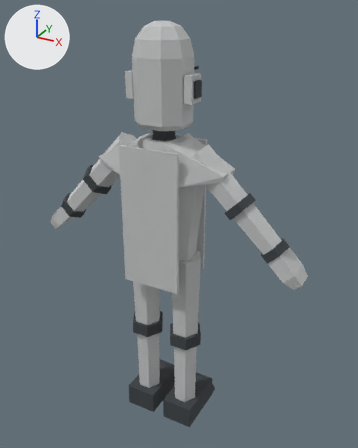
The glTF model characters/control_buddy/control_buddy_walker.glb: old version first, new version second.
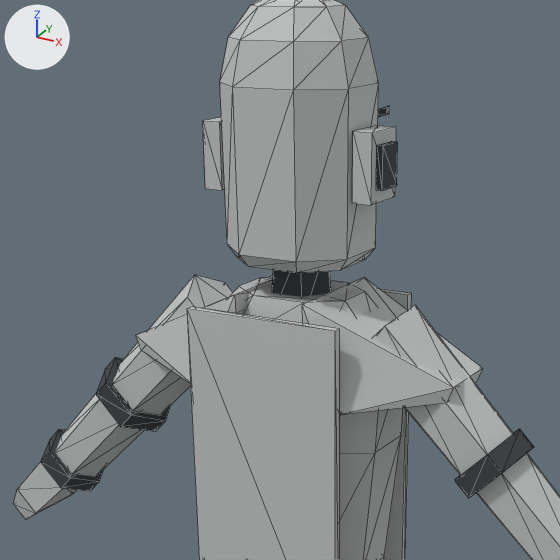
Each version is shown whole from a camera (50 mm lens) standing at (1.03, -1.744, 1.918) and looking at (0.022, 0.09, 1.001), then close up on the part from 13% to 74% of the width and 5% to 55% of the height. Lighting does not change. The marker at upper left points along +X, +Y and +Z. The last two pictures show the newer version. The close-ups show mesh edges as thin lines. Vertices at exactly the same position are counted once.

The first close-up shows 'control_buddy_walker'.
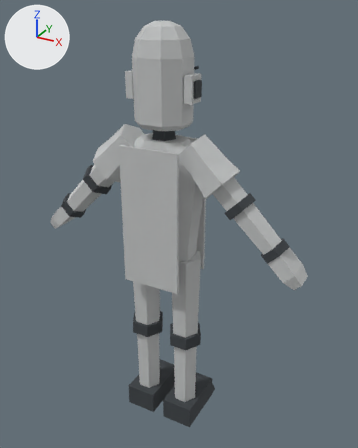
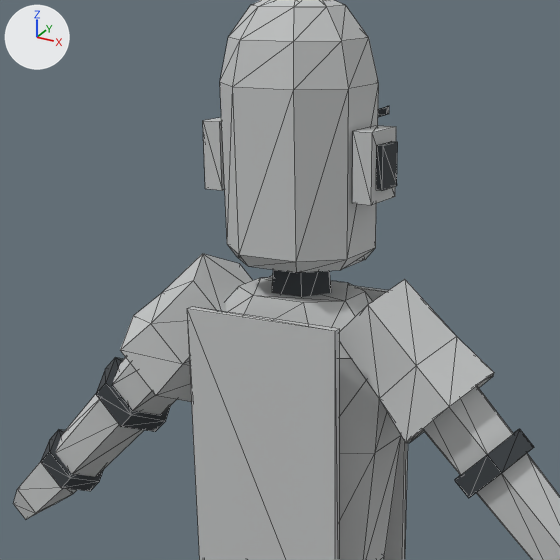
Changed parts and their boxes (x1, y1, x2, y2) in the close-ups (560 x 560 px):
part 1 of me_control_buddy_walker, built on
    before: (136, 277, 483, 414)
    after: (120, 254, 494, 443)

Patch to the scene script:
```diff
--- a/characters/control_buddy/control_buddy_walker.glb.py
+++ b/characters/control_buddy/control_buddy_walker.glb.py
@@ me_control_buddy_walker @@
 # used by ob_control_buddy_walker; location = (0.0, 0.0, 0.0)
-me_control_buddy_walker.from_pydata(...)  # 561 vertices, 804 faces; spans x -0.64..0.64, y -0.13..0.22, z 0.0..1.87
+me_control_buddy_walker.from_pydata(...)  # 589 vertices, 852 faces; spans x -0.64..0.64, y -0.13..0.22, z 0.0..1.87
+# me_control_buddy_walker part 1
+# 18 vertices are removed from x -0.3..0.3, y -0.12..0.12, z 1.26..1.42
+# 32 faces are deleted
+# 2 vertices move within x -0.29..0.29, y -0.06, z 1.29
+# 46 vertices are added at x -0.34..0.34, y -0.09..0.08, z 1.19..1.46
+# 80 new faces join them
 me_control_buddy_walker.materials.append(mat_m_characterpalette)
```
